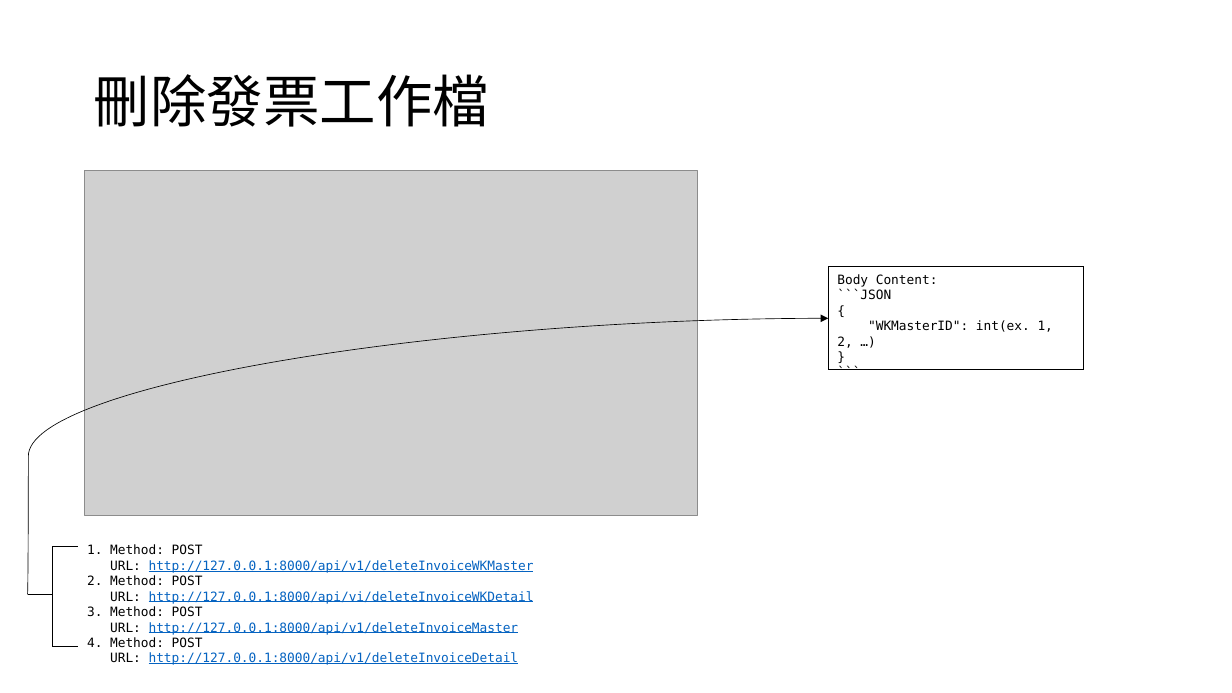
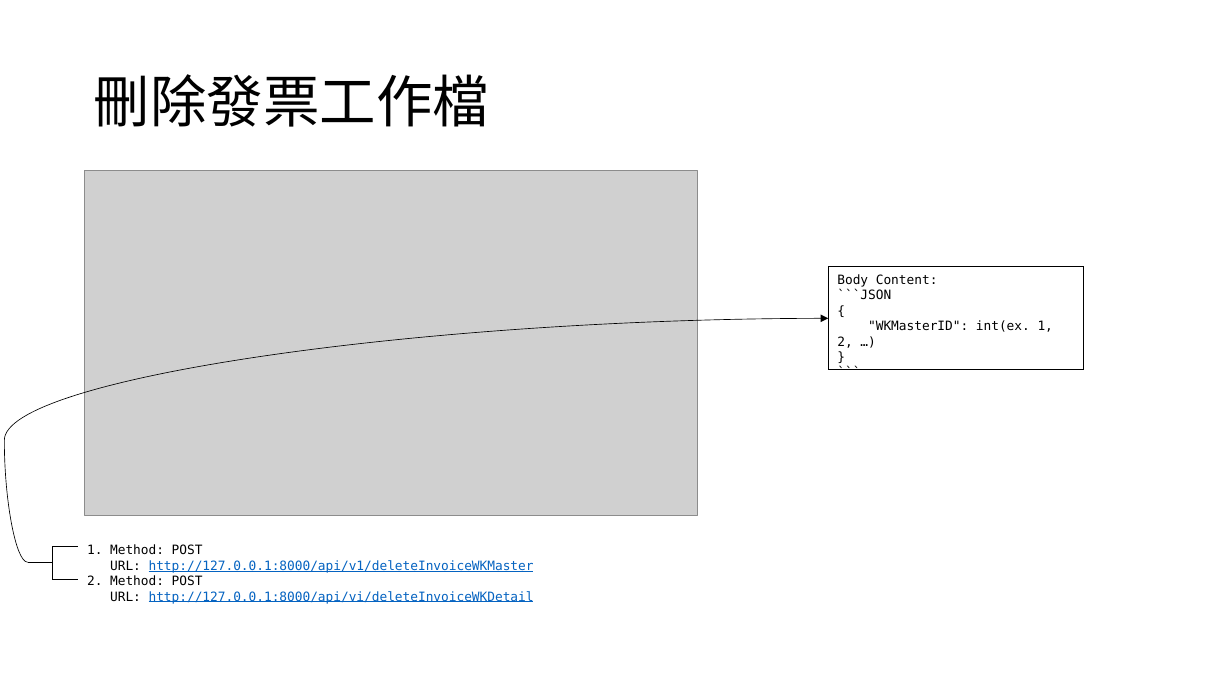
Before and after one commit to appletime81/cbp-sys-api, a slide deck: slide 3 of CBP專案/CBP-api-document.pptx (slide 5 before the commit). Drawn at 1232x693 pixels with LibreOffice and Linux fonts; fonts in the diff are those of the drawing; grey boxes stand for pictures. Boxes give left, top, right and bottom in pixels: in the first picture for what was removed or moved away, otherwise in the second. Text is boxed around its words. In the diff, an @@ line names an element or a change of style, - is before the commit and + after.

```diff
--- a/CBP專案/CBP-api-document.pptx
+++ b/CBP專案/CBP-api-document.pptx
@@ curved arrow moved from (28, 594) - (828, 318) to (28, 562) - (828, 318) @@
@@ left brace: place and size @@
-left brace at box(28, 547, 78, 647)
+left brace at box(28, 547, 78, 579)
@@ text at box(110, 606, 519, 665): paragraphs removed @@
-3. Method: POST
-   URL: http://127.0.0.1:8000/api/v1/deleteInvoiceMaster
-4. Method: POST
-   URL: http://127.0.0.1:8000/api/v1/deleteInvoiceDetail
```
Also in this commit, not shown: 4 other slides changed, 1 other file.
